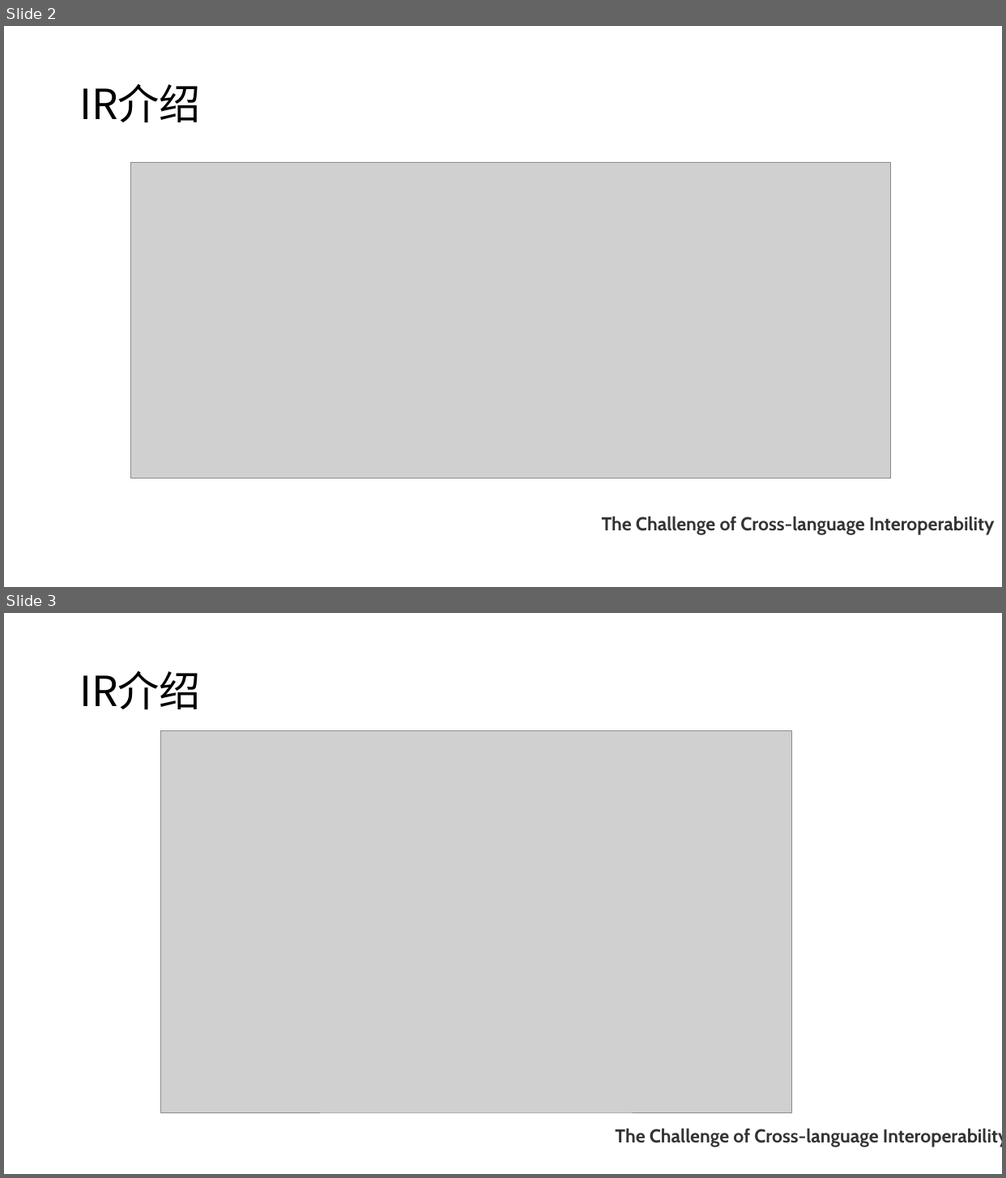
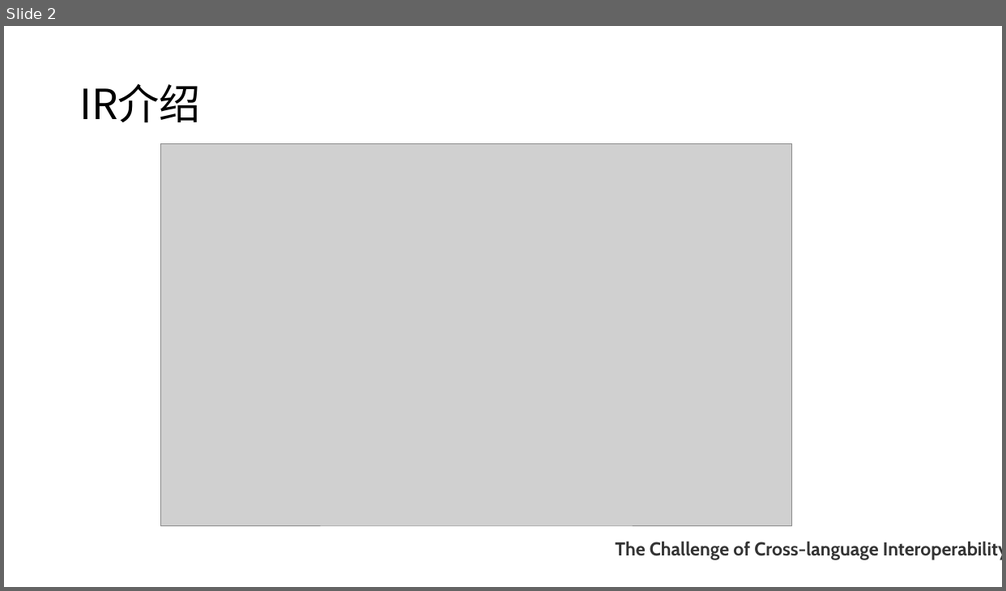
Before and after one commit to bupt-juniorTeam/OpenArkCompiler, a slide deck: 方舟编译器源码分析初稿.pptx. Shown one above the other, each under a label of ours: slides 2 and 3 before the commit, slide 2 after it. The pictures are 1006x1178 and 1006x591 pixels, drawn with LibreOffice and Linux fonts; fonts in the diff are those of the drawing; grey boxes stand for pictures. Boxes give left, top, right and bottom in pixels: in the first picture for what was removed or moved away, otherwise in the second. Text is boxed around its words. In the diff, an @@ line names an element or a change of style, - is before the commit and + after.

```diff
--- a/方舟编译器源码分析初稿.pptx
+++ b/方舟编译器源码分析初稿.pptx
@@ slide 2 removed at (4, 26, 1002, 587), background #FFFFFF @@
@@ title removed at (79, 84, 201, 123) @@
-IR介绍
@@ picture removed at (130, 162, 891, 478) @@
@@ text removed at (602, 516, 994, 535) @@
-The Challenge of Cross-language Interoperability
@@ what was slide 3 is now slide 2 @@
```
Also in this commit, not shown: 6 slides changed, 1 other slide removed.
